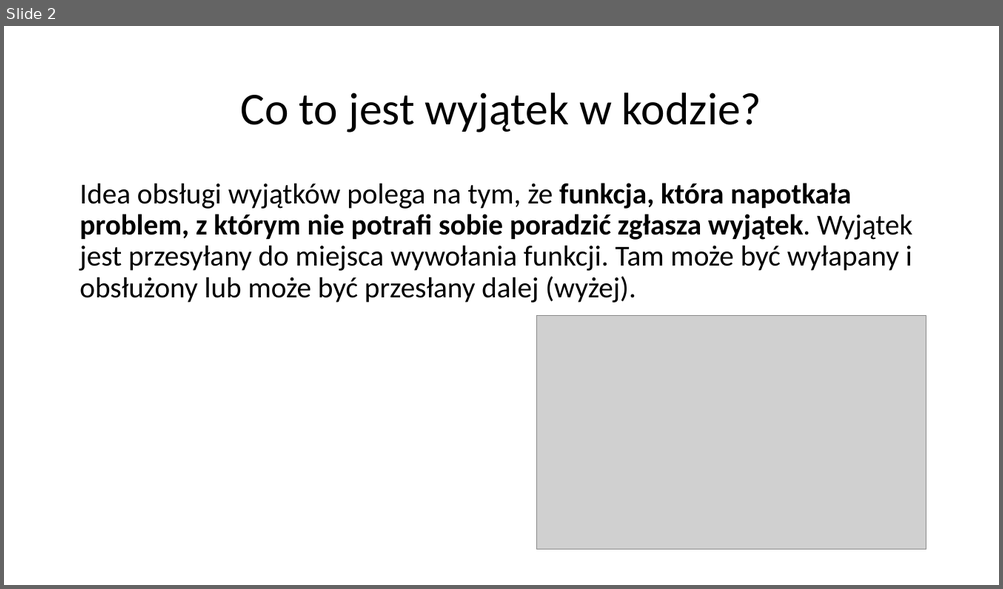
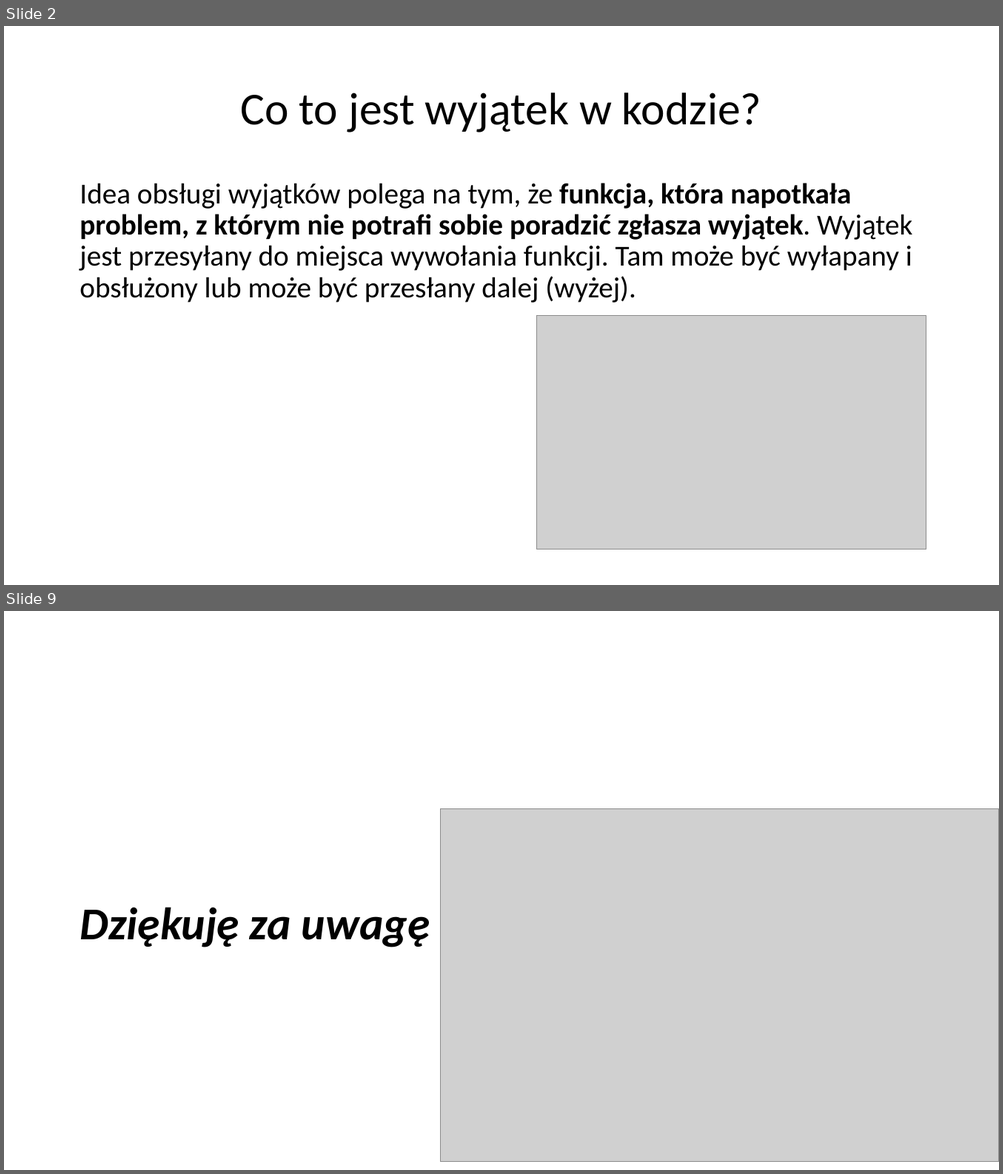
Before and after one commit to markow1997/AdvanceProgrammingTechniques_2223, a slide deck: MichalBaranski/Programuje-z-uzyciem-wyjatkow-Baranski.pptx. Shown one above the other, each under a label of ours: slide 2 before the commit, slides 2 and 9 after it; the slides between them are not shown. The pictures are 1003x589 and 1003x1174 pixels, drawn with LibreOffice and Linux fonts; fonts in the diff are those of the drawing; grey boxes stand for pictures. Boxes give left, top, right and bottom in pixels: in the first picture for what was removed or moved away, otherwise in the second. Text is boxed around its words. In the diff, an @@ line names an element or a change of style, - is before the commit and + after.

```diff
--- a/MichalBaranski/Programuje-z-uzyciem-wyjatkow-Baranski.pptx
+++ b/MichalBaranski/Programuje-z-uzyciem-wyjatkow-Baranski.pptx
@@ slide 9 added at box(4, 611, 999, 1170), background #FFFFFF @@
@@ picture added at box(441, 809, 999, 1162) @@
@@ text added at box(79, 907, 430, 948), 44 pt, text #000000, bold, italic @@
+Dziękuję za uwagę
```
Also in this commit, not shown: 6 other slides added.
